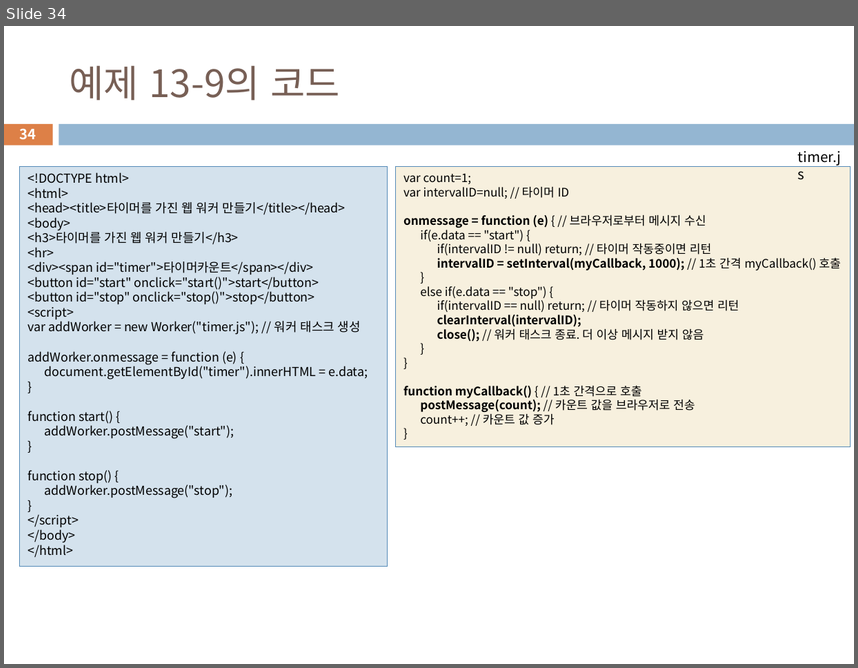
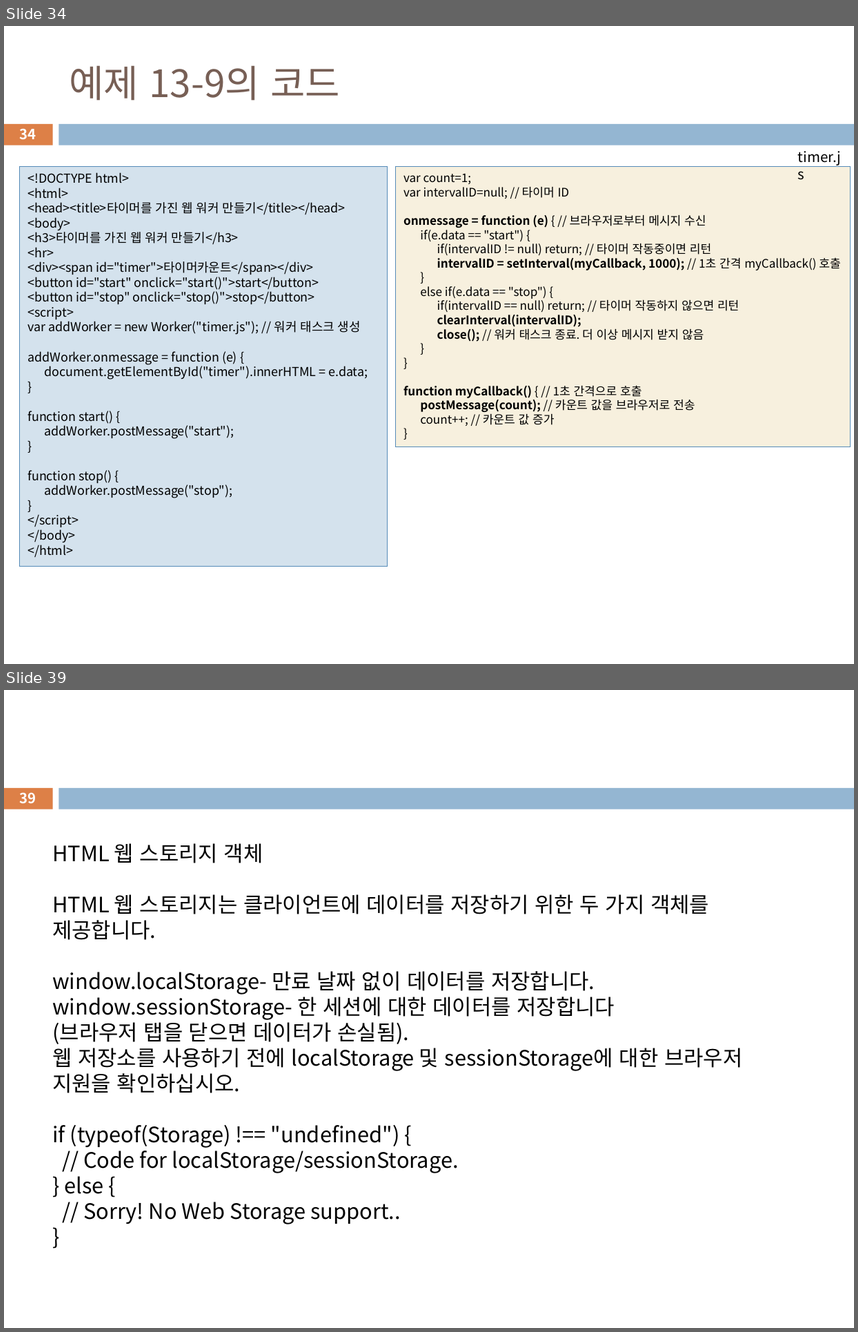
Before and after one commit to rasz60/ezen, a slide deck: 03_html_workspaces/chap13-HTMLAPI.pptx. Shown one above the other, each under a label of ours: slide 34 before the commit, slides 34 and 39 after it; the slides between them are not shown. The pictures are 858x668 and 858x1332 pixels, drawn with LibreOffice and Linux fonts; fonts in the diff are those of the drawing. Boxes give left, top, right and bottom in pixels: in the first picture for what was removed or moved away, otherwise in the second. Text is boxed around its words. In the diff, an @@ line names an element or a change of style, - is before the commit and + after.

```diff
--- a/03_html_workspaces/chap13-HTMLAPI.pptx
+++ b/03_html_workspaces/chap13-HTMLAPI.pptx
@@ slide 39 added at [4,690,854,1328], background #FFFFFF; not listed: 2 template elements that a slide beside it also shows @@
@@ page number added at [20,792,36,804], 11.9 pt, text #FFFFFF, bold @@
+39
@@ text added at [52,843,742,1224], 18 pt, text #000000 @@
+HTML 웹 스토리지 객체
+HTML 웹 스토리지는 클라이언트에 데이터를 저장하기 위한 두 가지 객체를
+제공합니다.
+window.localStorage- 만료 날짜 없이 데이터를 저장합니다.
+window.sessionStorage- 한 세션에 대한 데이터를 저장합니다
+(브라우저 탭을 닫으면 데이터가 손실됨).
+웹 저장소를 사용하기 전에 localStorage 및 sessionStorage에 대한 브라우저
+지원을 확인하십시오.
+if (typeof(Storage) !== "undefined") {
+// Code for localStorage/sessionStorage.
+} else {
+// Sorry! No Web Storage support..
+}
```
Also in this commit, not shown: 6 other slides added, 55 other files.
